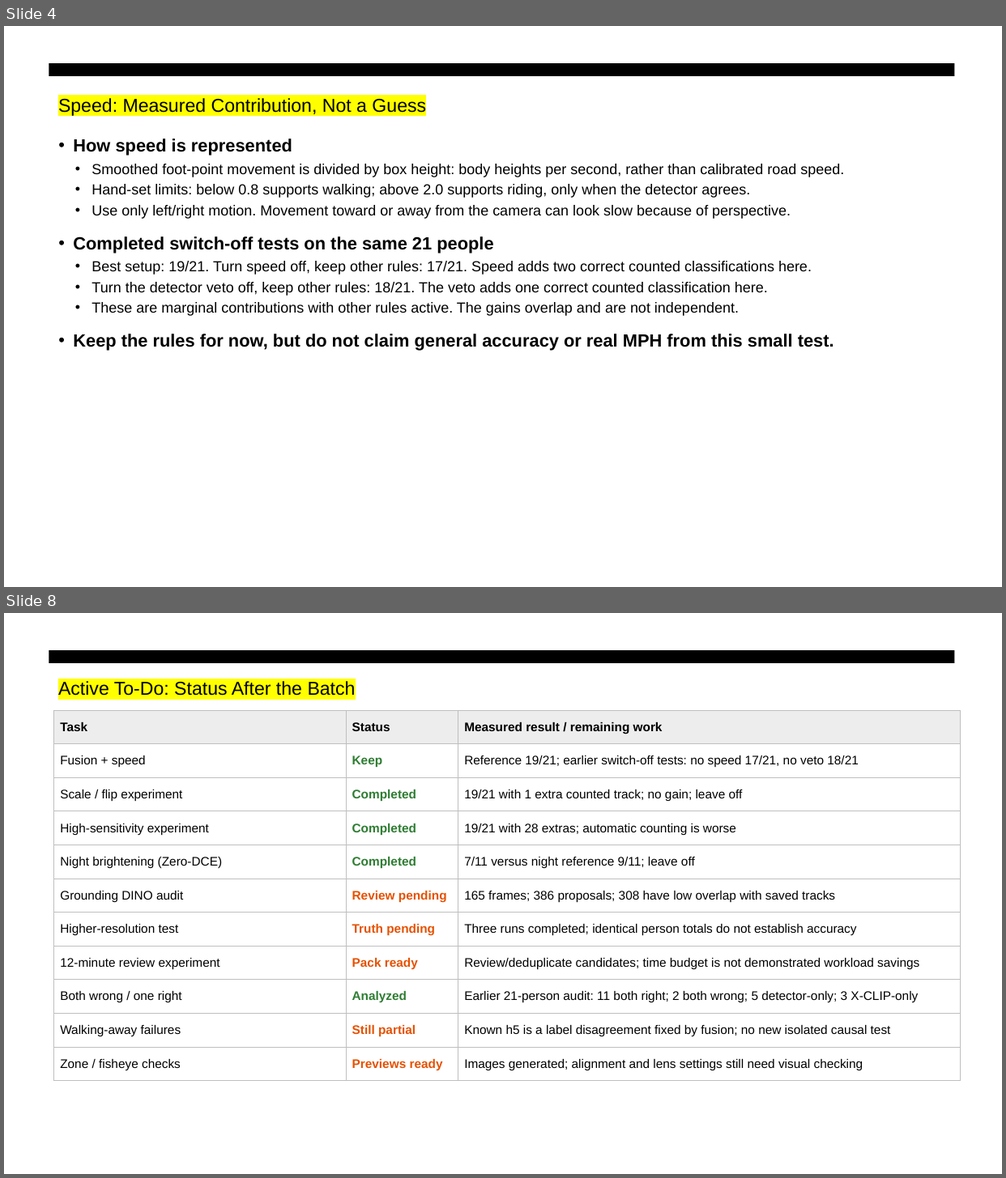
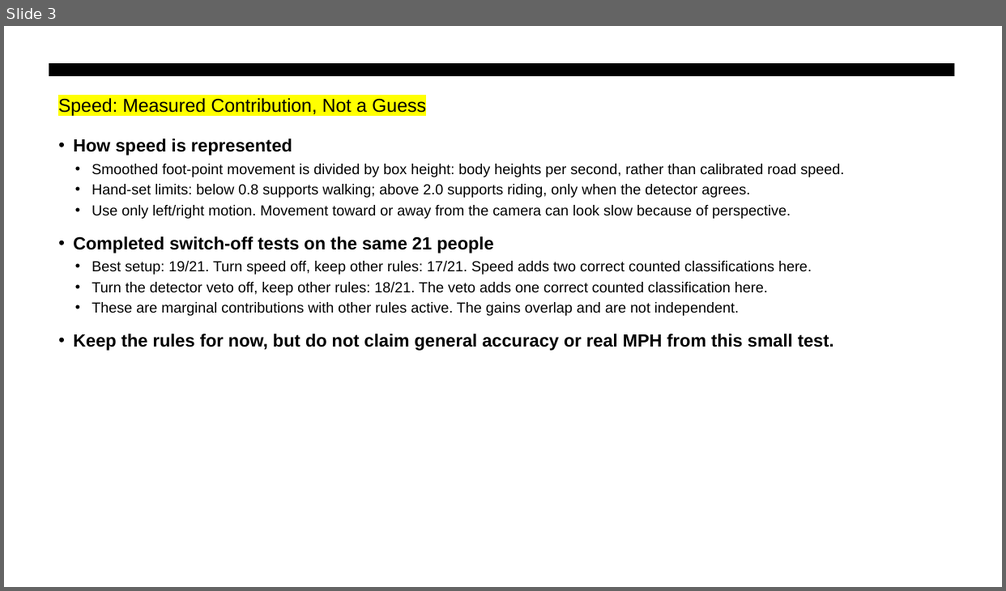
Before and after one commit to RithikaMathew/objectDetect, a slide deck: reports/presentations/bike_weekly_meeting_10_19_results.pptx. Shown one above the other, each under a label of ours: slides 4 and 8 before the commit, slide 3 after it; the slides between them are not shown. The pictures are 1006x1178 and 1006x591 pixels, drawn with LibreOffice and Linux fonts; fonts in the diff are those of the drawing. Boxes give left, top, right and bottom in pixels: in the first picture for what was removed or moved away, otherwise in the second. Text is boxed around its words. In the diff, an @@ line names an element or a change of style, - is before the commit and + after.

Commit message:
speed

```diff
--- a/reports/presentations/bike_weekly_meeting_10_19_results.pptx
+++ b/reports/presentations/bike_weekly_meeting_10_19_results.pptx
@@ slide 8 removed at (4,613,1002,1174), background #FFFFFF; not listed: 1 template element that a slide beside it also shows @@
@@ text removed at (58,681,356,696) @@
-Active To-Do: Status After the Batch
@@ table removed at (54,710,960,1074), 11 rows, 3 columns @@
-Task | Status | Measured result / remaining work
-Fusion + speed | Keep | Reference 19/21; earlier switch-off tests: no speed 17/21, no veto 18/21
-Scale / flip experiment | Completed | 19/21 with 1 extra counted track; no gain; leave off
-High-sensitivity experiment | Completed | 19/21 with 28 extras; automatic counting is worse
-Night brightening (Zero-DCE) | Completed | 7/11 versus night reference 9/11; leave off
-Grounding DINO audit | Review pending | 165 frames; 386 proposals; 308 have low overlap with saved tracks
-Higher-resolution test | Truth pending | Three runs completed; identical person totals do not establish accuracy
-12-minute review experiment | Pack ready | Review/deduplicate candidates; time budget is not demonstrated workload savings
-Both wrong / one right | Analyzed | Earlier 21-person audit: 11 both right; 2 both wrong; 5 detector-only; 3 X-CLIP-only
-Walking-away failures | Still partial | Known h5 is a label disagreement fixed by fusion; no new isolated causal test
-Zone / fisheye checks | Previews ready | Images generated; alignment and lens settings still need visual checking
@@ what was slide 4 is now slide 3 @@
```
Also in this commit, not shown: 1 slide changed, 6 slides added, 9 other slides removed, 45 other files.
